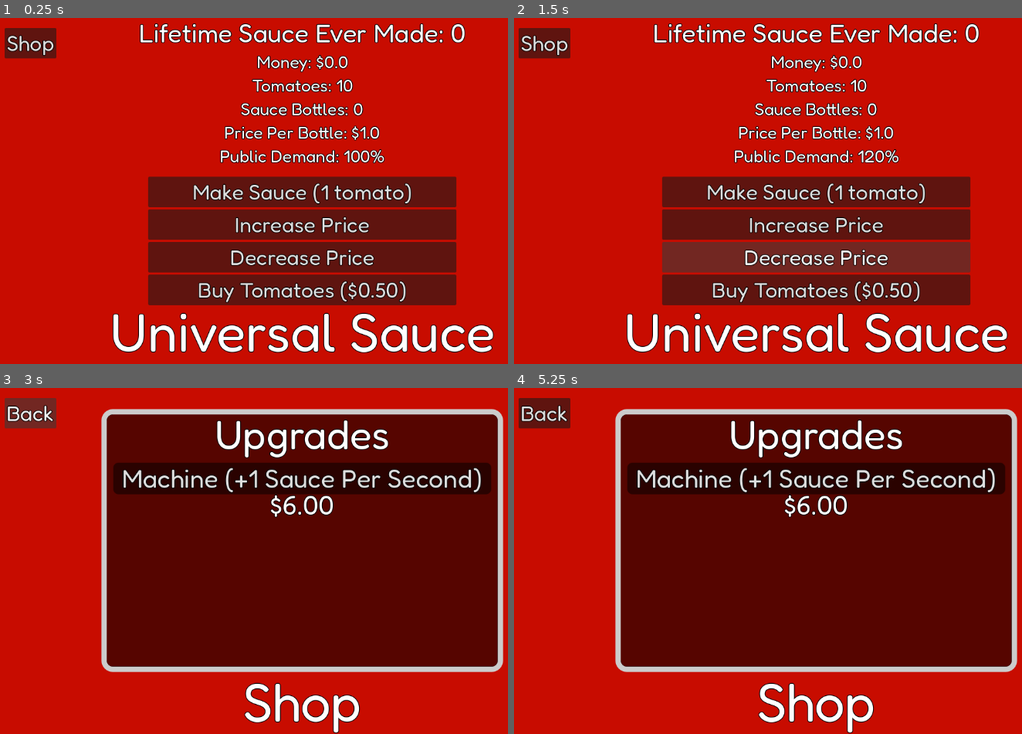
Above: before the commit, frames 1-4 (two rows, left to right).
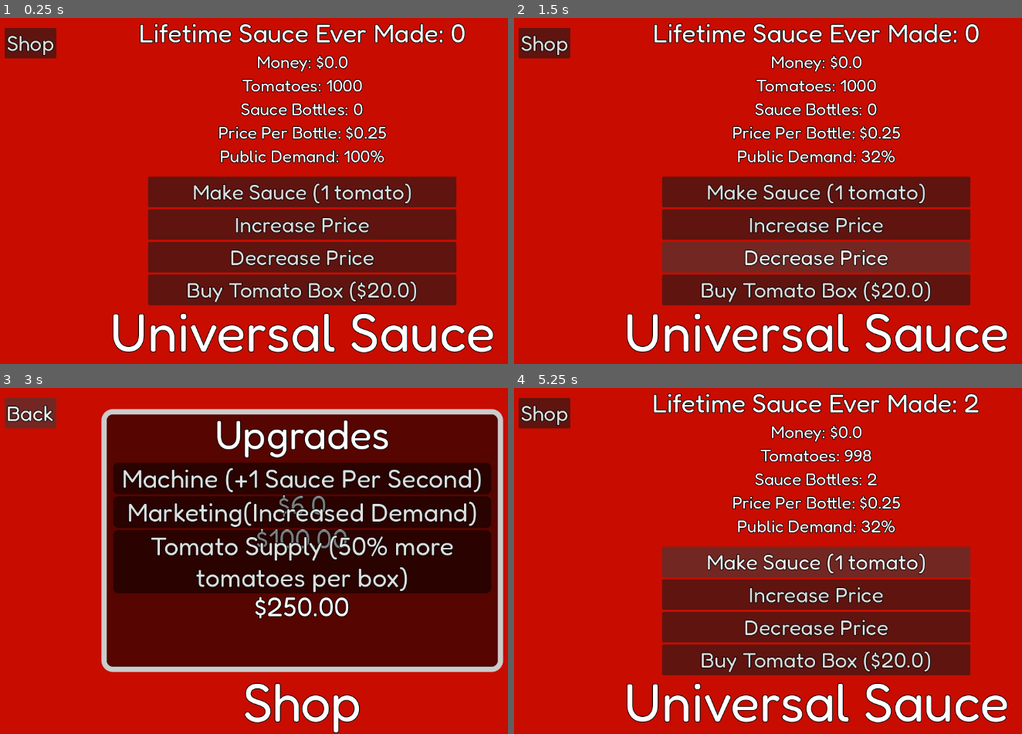
Above: after the commit, the same moments.

Repository: Overlord1304/UniversalSauce
Game: Godot game, scene res://scenes/main.tscn
Same seed, same stepped clock (60 frames per second), same inputs: the game is played once before the commit and once after it.
Inputs (mouse positions are in pixels of both pictures, inside the frame that each line leads up to):
- Up to frame 1 (0.25 s): no input
- Up to frame 2 (1.5 s): click "Increase Price" at 0.5 s; click "Decrease Price" at 1.25 s
- Up to frame 3 (3 s): click "Buy Tomatoes ($0.50)" (after the commit: "Buy Tomato Box ($20.0)") at 2 s; click "Shop" at 2.75 s
- Up to frame 4 (5.25 s): click "Back" at 3.5 s; click (813, 477) at 4.25 s, where only the run before the commit has a clickable "Machine (+1 Sauce Per Second)"; click (813, 561) at 5 s, where only the run after the commit has a clickable "Make Sauce (1 tomato)"

The runs differ from the first frame. In frame 1, 3.0% of the frame differs, in the area x 36-83%, y 17-83%; in frame 2, 3.9%; in frame 3, 21%; in frame 4, 54%, in the area x 1-100%, y 1-100%.
Error before the commit: Parse Error: Expected end of statement after expression, found "Identifier" instead. (res://scripts/shop.gd:11)

Commit message:
added 2 more shop upgrades

Diff:
--- a/scenes/main.tscn
+++ b/scenes/main.tscn
@@ -117,7 +117,7 @@
 theme_override_fonts/font = ExtResource("2_sugp2")
 theme_override_font_sizes/font_size = 40
 theme_override_styles/focus = SubResource("StyleBoxEmpty_sugp2")
-text = "Buy Tomatoes ($0.50)
+text = "Buy Tomato Box ($20.0)
 "
 
 [node name="BG" type="Panel" parent="."]
--- a/scenes/shop.tscn
+++ b/scenes/shop.tscn
@@ -166,9 +166,70 @@
 text = "$6.00"
 horizontal_alignment = 1
 
+[node name="upg2" type="Button" parent="Panel/ScrollContainer/VBoxContainer"]
+layout_mode = 2
+theme_override_constants/outline_size = 5
+theme_override_fonts/font = ExtResource("2_1l46r")
+theme_override_font_sizes/font_size = 48
+theme_override_styles/normal = SubResource("StyleBoxFlat_1l46r")
+theme_override_styles/pressed = SubResource("StyleBoxFlat_032fp")
+theme_override_styles/hover = SubResource("StyleBoxFlat_2fc2m")
+theme_override_styles/focus = SubResource("StyleBoxEmpty_2fc2m")
+text = "Marketing(Increased Demand)
+
+"
+
+[node name="upg2cost" type="Label" parent="Panel/ScrollContainer/VBoxContainer/upg2"]
+layout_mode = 1
+anchors_preset = 5
+anchor_left = 0.5
+anchor_right = 0.5
+offset_left = -118.0
+offset_top = 48.0
+offset_right = 118.0
+offset_bottom = 170.0
+grow_horizontal = 2
+theme_override_constants/outline_size = 5
+theme_override_fonts/font = ExtResource("2_1l46r")
+theme_override_font_sizes/font_size = 50
+text = "$100.00"
+horizontal_alignment = 1
+
+[node name="upg3" type="Button" parent="Panel/ScrollContainer/VBoxContainer"]
+layout_mode = 2
+theme_override_constants/outline_size = 5
+theme_override_fonts/font = ExtResource("2_1l46r")
+theme_override_font_sizes/font_size = 48
+theme_override_styles/normal = SubResource("StyleBoxFlat_1l46r")
+theme_override_styles/pressed = SubResource("StyleBoxFlat_032fp")
+theme_override_styles/hover = SubResource("StyleBoxFlat_2fc2m")
+theme_override_styles/focus = SubResource("StyleBoxEmpty_2fc2m")
+text = "Tomato Supply (50% more
+tomatoes per box)
+
+"
+
+[node name="upg3cost" type="Label" parent="Panel/ScrollContainer/VBoxContainer/upg3"]
+layout_mode = 1
+anchors_preset = 5
+anchor_left = 0.5
+anchor_right = 0.5
+offset_left = -118.0
+offset_top = 112.0
+offset_right = 118.0
+offset_bottom = 234.0
+grow_horizontal = 2
+theme_override_constants/outline_size = 5
+theme_override_fonts/font = ExtResource("2_1l46r")
+theme_override_font_sizes/font_size = 50
+text = "$250.00"
+horizontal_alignment = 1
+
 [node name="Main" parent="." instance=ExtResource("3_1l46r")]
 visible = false
 layout_mode = 1
 
 [connection signal="pressed" from="Back" to="." method="_on_back_pressed"]
 [connection signal="pressed" from="Panel/ScrollContainer/VBoxContainer/upg1" to="." method="_on_upg_1_pressed"]
+[connection signal="pressed" from="Panel/ScrollContainer/VBoxContainer/upg2" to="." method="_on_upg_2_pressed"]
+[connection signal="pressed" from="Panel/ScrollContainer/VBoxContainer/upg3" to="." method="_on_upg_3_pressed"]
--- a/scripts/global.gd
+++ b/scripts/global.gd
@@ -1,16 +1,21 @@
 extends Node
 var money = 0.0
-var tomatoes = 10
+var tomatoes = 1000
 var sauce_inventory = 0
 var lifetime_sauce = 0
-var sauce_price = 1.0
+var sauce_price = 0.25
 var public_demand = 1.0
-var tomato_price = 0.5
+var tomato_price = 20
 var sell_timer = 0.0
 var sell_interval = 1.0
 var sauce_per_click = 1
 var sauce_per_second = 0
+var marketing_lvl = 0
+var marketing_boost = 0
+var tomato_boost = 0
 var upg1cost = 6.00
+var upg2cost = 100.00
+var upg3cost = 250.00
 var saves = "user://userdata.save"
 func save_data():
 	var data = {
@@ -24,6 +29,11 @@
 		"sauce_per_click": sauce_per_click,
 		"sauce_per_second": sauce_per_second,
 		"upg1cost": upg1cost,
+		"upg2cost": upg2cost,
+		"upg3cost": upg3cost,
+		"marketing_lvl": marketing_lvl,
+		"marketing_boost": marketing_boost,
+		"tomato_boost": tomato_boost
 	}
 	var file = FileAccess.open(saves,FileAccess.WRITE)
 	file.store_var(data)
@@ -38,11 +48,16 @@
 			tomatoes = data.get("tomatoes",0.0)
 			sauce_inventory = data.get("sauce_inventory",0.0)
 			lifetime_sauce = data.get("lifetime_sauce",0.0)
-			sauce_price = data.get("sauce_price",1.0)
+			sauce_price = data.get("sauce_price",0.25)
 			public_demand = data.get("public_demand",1.0)
-			tomato_price = data.get("tomato_price",0.5)
+			tomato_price = data.get("tomato_price",20.0)
 			sauce_per_click = data.get("sauce_per_click",1)
 			sauce_per_second = data.get("sauce_per_click",0)
 			upg1cost = data.get("upg1cost",6.00)
+			upg2cost = data.get("upg2cost",100.00)
+			upg3cost = data.get("upg3cost",250.00)
+			marketing_lvl = data.get("marketing_lvl",0)
+			marketing_boost = data.get("marketing_boost",0)
+			tomato_boost = data.get("tomato_boost",0)
 	else:
 		save_data()
--- a/scripts/main.gd
+++ b/scripts/main.gd
@@ -16,6 +16,7 @@
 
 
 func _process(delta):
+	Global.marketing_boost = Global.marketing_lvl * 0.25
 	sell_timer += delta
 	if sell_timer >= sell_interval:
 		sell_timer = 0
@@ -27,7 +28,7 @@
 	sauce_inv_label.text= "Sauce Bottles: "+str(Global.sauce_inventory)
 	lifetime_sauce_label.text = "Lifetime Sauce Ever Made: "+str(Global.lifetime_sauce)
 	price_label.text = "Price Per Bottle: $"+str(Global.sauce_price)
-	demand_label.text = "Public Demand: " + str(int(Global.public_demand*100))+"%"
+	demand_label.text = "Public Demand: " + str(int(Global.public_demand*(1+Global.marketing_boost)*100))+"%"
 
 
 func make_sauce(check):
@@ -50,7 +51,7 @@
 
 
 func _on_price_inc_pressed() -> void:
-	Global.sauce_price += 0.1
+	Global.sauce_price += 0.01
 	recalc_demand()
 	update_ui()
 	Global.save_data()
@@ -59,22 +60,23 @@
 	if Global.sauce_inventory <= 0:
 		return
 	for i in range(Global.sauce_inventory):
-		var sell_chance = Global.public_demand * 0.3
+		var sell_chance = Global.public_demand * 0.1
 		if randf() < sell_chance:
 			Global.sauce_inventory -= 1
 			Global.money += Global.sauce_price
 	Global.save_data()
 func _on_price_dec_pressed() -> void:
-	Global.sauce_price -= 0.1
-	recalc_demand()
-	update_ui()
-	Global.save_data()
+	if Global.sauce_price > 0.01:
+		Global.sauce_price -= 0.01
+		recalc_demand()
+		update_ui()
+		Global.save_data()
 func recalc_demand():
-	Global.public_demand = clamp(1.5-Global.sauce_price*0.3,0.05,2.0)
+	Global.public_demand = 0.08 / max(Global.sauce_price,0.01)
 func _on_buy_tomato_pressed() -> void:
 	if Global.money >= Global.tomato_price:
 		Global.money -= Global.tomato_price
-		Global.tomatoes += 1
+		Global.tomatoes += 1000*(1+Global.tomato_boost)
 		update_ui()
 		Global.save_data()
 
--- a/scripts/shop.gd
+++ b/scripts/shop.gd
@@ -6,8 +6,27 @@
 
 
 func _on_upg_1_pressed():
-	Global.sauce_per_second += 1
-	Global.money -= Global.upg1cost
-	Global.upg1cost *= 1.35 djdjdjdjd  snxns
-	$Panel/ScrollContainer/VBoxContainer/upg1/upg1cost.text = "$"+str(Global.upg1cost)
-	Global.save_data()
+	if Global.money >= Global.upg1cost:
+		Global.sauce_per_second += 1
+		Global.money -= Global.upg1cost
+		Global.upg1cost *= 1.35
+		$Panel/ScrollContainer/VBoxContainer/upg1/upg1cost.text = "$"+str(Global.upg1cost)
+		Global.save_data()
+
+
+
+func _on_upg_2_pressed() -> void:
+	if Global.money >= Global.upg2cost:
+		Global.marketing_lvl += 1
+		Global.money -= Global.upg2cost
+		Global.upg2cost *= 2
+		$Panel/ScrollContainer/VBoxContainer/upg2/upg2cost.text = "$"+str(Global.upg2cost)
+		Global.save_data()
+
+
+func _on_upg_3_pressed() -> void:
+	if Global.money >= Global.upg3cost:
+		Global.tomato_boost += 0.5
+		Global.money -= Global.upg3cost
+		$Panel/ScrollContainer/VBoxContainer/upg3.disabled = true
+		Global.save_data()
